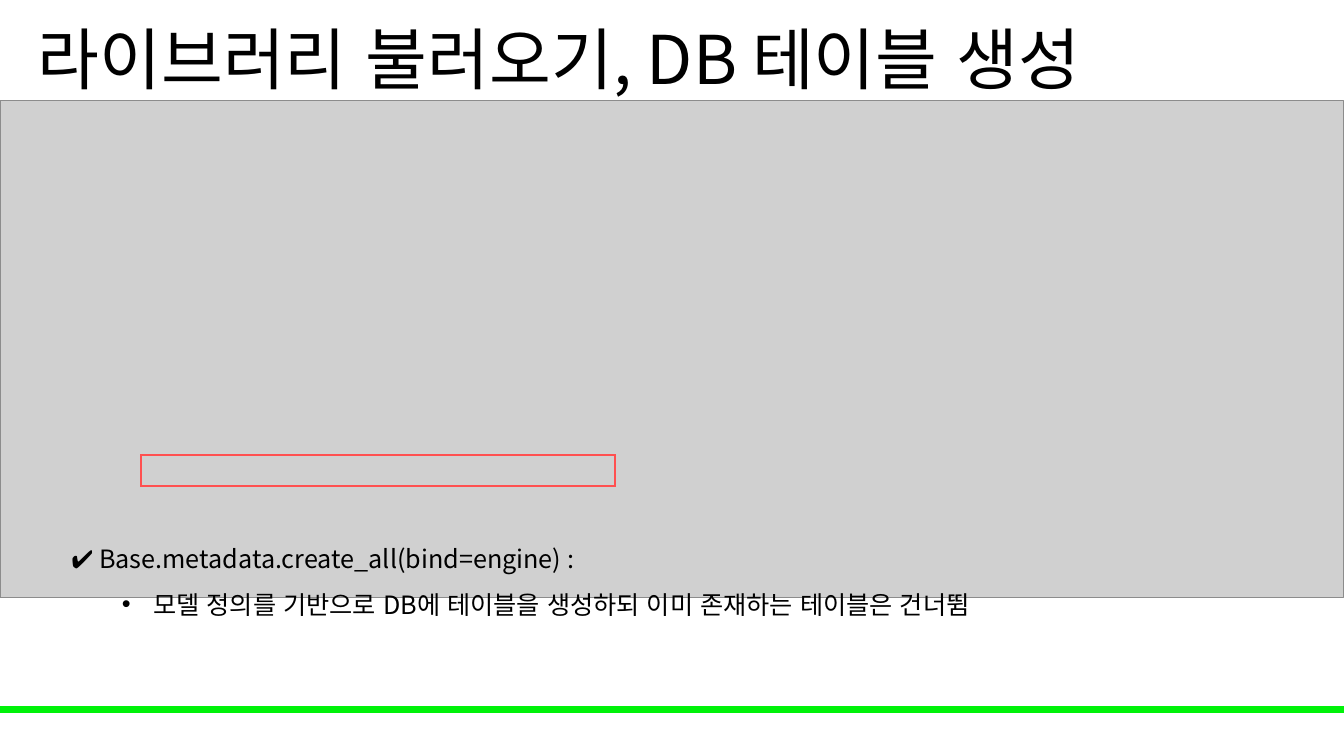
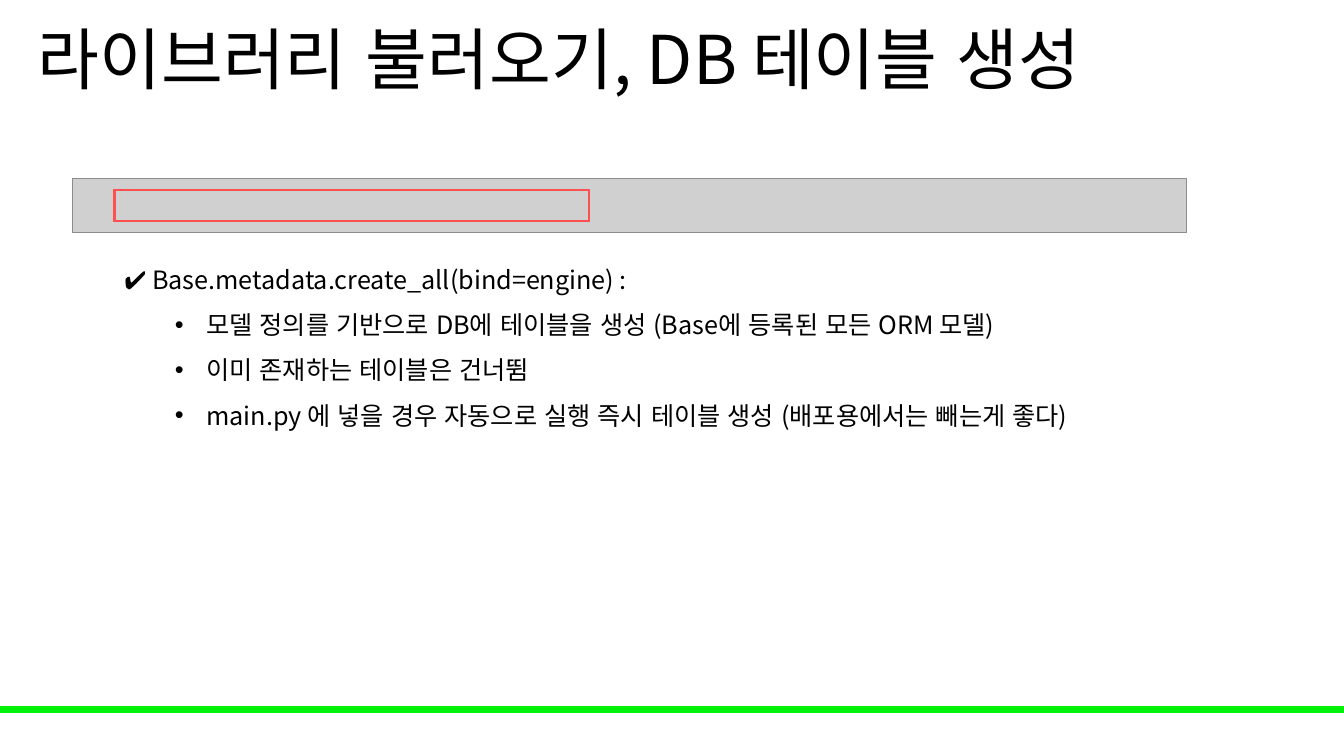
Before and after one commit to Leader-Lesson/KDT_RE_3rd, a slide deck: slide 43 of material/DB/08_파이썬과함께쓰기.pptx. Drawn at 1344x756 pixels with LibreOffice and Linux fonts; fonts in the diff are those of the drawing; grey boxes stand for pictures; background and template pictures are left out. Boxes give left, top, right and bottom in pixels: in the first picture for what was removed or moved away, otherwise in the second. Text is boxed around its words. In the diff, an @@ line names an element or a change of style, - is before the commit and + after.

```diff
--- a/material/DB/08_파이썬과함께쓰기.pptx
+++ b/material/DB/08_파이썬과함께쓰기.pptx
@@ picture: place and size @@
-picture at bbox=[0, 101, 1344, 598]
+picture at bbox=[73, 178, 1188, 233]
@@ rectangle: place and size @@
-rectangle at bbox=[141, 455, 616, 486]
+rectangle at bbox=[115, 190, 590, 221]
@@ text "✔️ Base.metadata.create_all(bind=engine) :": place and size @@
-text "✔️ Base.metadata.create_all(bind=engine) :" at bbox=[71, 548, 970, 620]
+text "✔️ Base.metadata.create_all(bind=engine) :" at bbox=[124, 269, 1067, 431]
@@ text at bbox=[206, 313, 1067, 431]: text changed @@
-  • 모델 정의를 기반으로 DB에 테이블을 생성하되 이미 존재하는 테이블은 건너뜀
+  • 모델 정의를 기반으로 DB에 테이블을 생성 (Base에 등록된 모든 ORM 모델)
+  • 이미 존재하는 테이블은 건너뜀
+  • main.py 에 넣을 경우 자동으로 실행 즉시 테이블 생성 (배포용에서는 빼는게 좋다)
```
Also in this commit, not shown: 1 other slide changed, 1 slide added.
